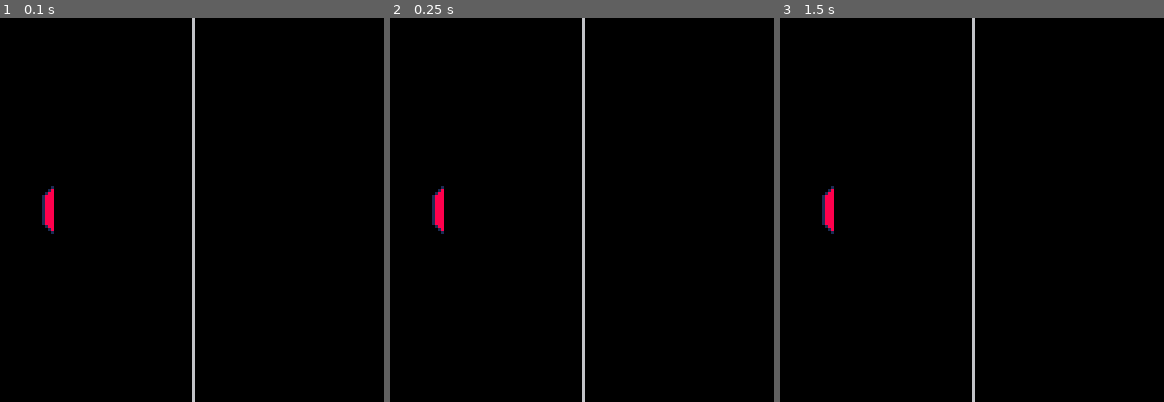
Above: before the commit, frames 1-3 (left to right).
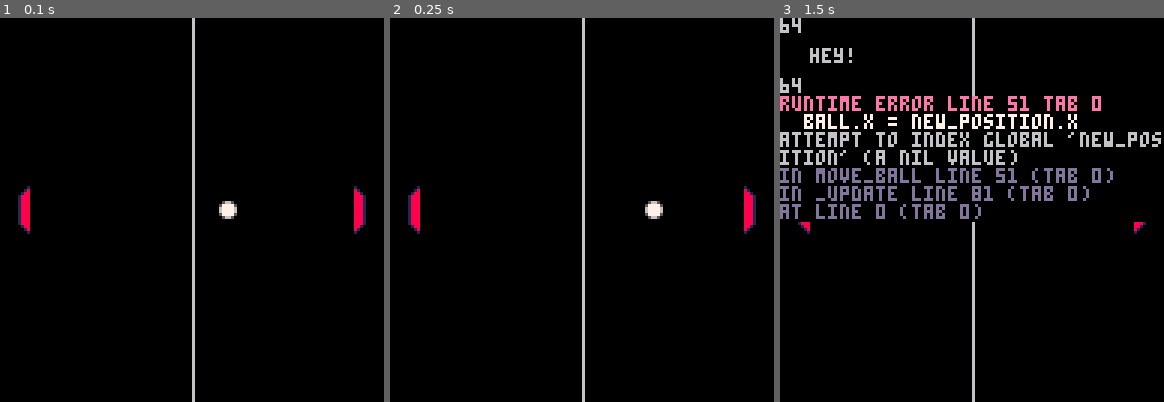
Above: after the commit, the same moments.

Repository: JScott/pico-carts
Game: PICO-8 cartridge pong.p8
Same seed, same stepped clock (60 frames per second), same inputs: the game is played once before the commit and once after it.
Inputs:
- Up to frame 1 (0.1 s): no input
- Up to frame 2 (0.25 s): no input
- Up to frame 3 (1.5 s): tap X (X key) at 0.33, 1.07 s; tap O (Z key) at 0.7 s

The runs differ from the first frame. In frame 1, 1.1% of the frame differs, in the area x 4-96%, y 43-57%; in frame 2, 1.1%; in frame 3, 8.9%, in the area x 0-100%, y 0-57%.
Error after the commit: runtime error line 51 tab 0; ball.x = new_position.x; attempt to index global 'new_position' (a nil value)

Commit message:
Mid updates to cool new pong stuff

Diff:
--- a/pong.p8
+++ b/pong.p8
@@ -4,28 +4,123 @@
 -- magic numbers
 width = 128
 half = width/2
+padding = 10
+paddle_speed = 3
+behind_player = padding+8
+behind_npc = width-padding-8
+buttons = {
+  left = 0,
+  right = 1,
+  up = 2,
+  down = 3,
+  a = 4,
+  b = 5
+}
 -- state
-player = {}
-player.x = half
-
-cls()
+player = {
+  x = padding-8,
+  y = half,
+  left_facing = false
+}
+npc = {
+  x = width-padding,
+  y = half,
+  left_facing = true
+}
+ball = {
+  x = half,
+  y = half,
+  speed = 3,
+  dirx = 1,
+  diry = 0
+}
+
+-- acting
+
+function move_player()
+  if button("up") then
+    player.y -= paddle_speed
+  elseif button("down") then
+    player.y += paddle_speed
+  end
+end
+
+function move_ball()
+  print("hey!",10,10)
+  ball.x += ball.dirx * ball.speed
+  ball.y += ball.diry * ball.speed
+  if not collision(ball) then return end
+  new_position = calculate_bounce(ball)
+  ball.x = new_position.x
+  ball.y = new_position.y
+end
+
+function calculate_bounce(ball)
+  ball.dirx = -1
+  if ball.x > half then
+    ball.x = behind_npc
+  else
+    ball.x = behind_player
+  end
+end
+
+function collision(ball)
+  print(ball.y,0,0)
+  print(npc.y,0,20)
+  if ball.x < behind_player
+  and ball.y <= player.y+8
+  and ball.y >= player.y-8 then
+    return true
+  elseif ball.x > behind_npc
+  and ball.y <= npc.y+8
+  and ball.y >= npc.y-8 then
+    return true
+  end
+  return false
+end
 
 function _update()
-end
+  move_player()
+  move_ball()
+end
+
+-- drawing
 
 function _draw()
-  spr(1,10,half-8)
-  spr(17,10,half)
+  cls()
+  draw_paddle(player)
   line(half,0,half,width)
-end
+  draw_paddle(npc)
+  draw_ball()
+end
+
+function draw_paddle(actor)
+  spr(1,actor.x,actor.y-8,1,2,
+      actor.left_facing,false)
+end
+
+function draw_ball()
+  spr(0,ball.x-4,ball.y-4)
+end
+
+-- helpers
+
+function vector_length(x,y)
+  return sqrt((x*x)+(y*y))
+end
+
+function button(name)
+  return btn(buttons[name])
+end
+
 __gfx__
 00000000000000010000000000000000000000000000000000000000000000000000000000000000000000000000000000000000000000000000000000000000
-00000000000000180000000000000000000000000000000000000000000000000000000000000000000000000000000000000000000000000000000000000000
-00000000000001880000000000000000000000000000000000000000000000000000000000000000000000000000000000000000000000000000000000000000
-00000000000018880000000000000000000000000000000000000000000000000000000000000000000000000000000000000000000000000000000000000000
-00000000000018880000000000000000000000000000000000000000000000000000000000000000000000000000000000000000000000000000000000000000
-00000000000018880000000000000000000000000000000000000000000000000000000000000000000000000000000000000000000000000000000000000000
-00000000000018880000000000000000000000000000000000000000000000000000000000000000000000000000000000000000000000000000000000000000
+00566500000000180000000000000000000000000000000000000000000000000000000000000000000000000000000000000000000000000000000000000000
+05777750000001880000000000000000000000000000000000000000000000000000000000000000000000000000000000000000000000000000000000000000
+06777760000018880000000000000000000000000000000000000000000000000000000000000000000000000000000000000000000000000000000000000000
+06777760000018880000000000000000000000000000000000000000000000000000000000000000000000000000000000000000000000000000000000000000
+05777750000018880000000000000000000000000000000000000000000000000000000000000000000000000000000000000000000000000000000000000000
+00566500000018880000000000000000000000000000000000000000000000000000000000000000000000000000000000000000000000000000000000000000
 00000000000018880000000000000000000000000000000000000000000000000000000000000000000000000000000000000000000000000000000000000000
 00000000000018880000000000000000000000000000000000000000000000000000000000000000000000000000000000000000000000000000000000000000
 00000000000018880000000000000000000000000000000000000000000000000000000000000000000000000000000000000000000000000000000000000000
